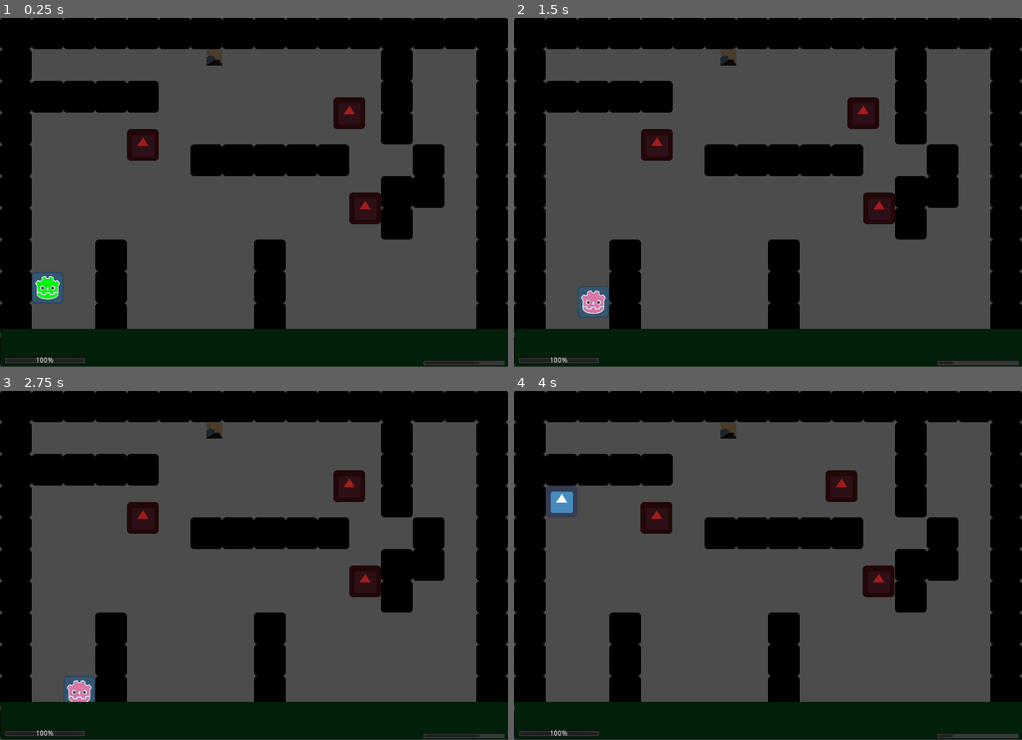
Above: before the commit, frames 1-4 (two rows, left to right).
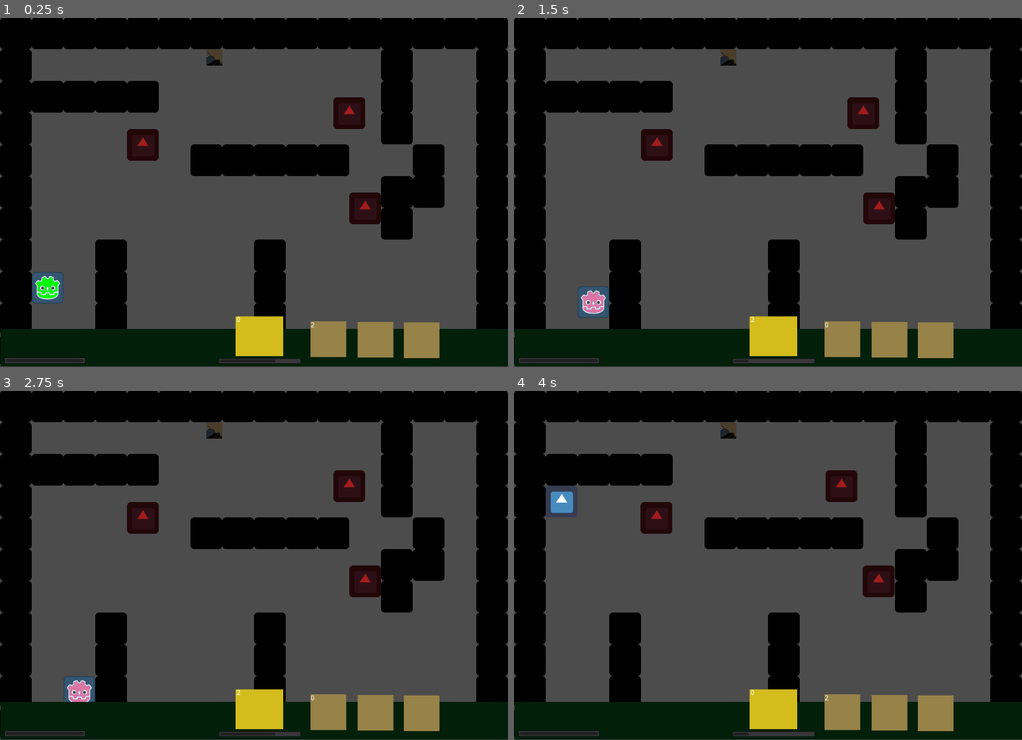
Above: after the commit, the same moments.

Repository: mfurtak/gmtk-game-jam-2019
Game: Godot game, scene res://Main.tscn
Same seed, same stepped clock (60 frames per second), same inputs: the game is played once before the commit and once after it. The engine's default icon, where the game draws it, is replaced by a stand-in: a white triangle on a blue panel in a dark square.
Inputs:
- Up to frame 1 (0.25 s): no input
- Up to frame 2 (1.5 s): hold Right (ui_right) 0.53-1.28 s; tap Space (ui_select) at 0.77 s; tap Enter at 1.25 s; hold Down (ui_down) from 1.28 s (still down)
- Up to frame 3 (2.75 s): tap Space (ui_select) at 1.52 s; release Down (ui_down) at 2.03 s; hold Right (ui_right) from 2.03 s (still down)
- Up to frame 4 (4 s): release Right (ui_right) at 2.78 s; hold Up (ui_up) 2.78-3.53 s; tap Space (ui_select) at 3.02, 3.77 s; hold Left (ui_left) from 3.53 s (still down)

The runs differ from the first frame. In frame 1, 3.7% of the frame differs, in the area x 7-100%, y 85-100%; in frame 2, 3.7%; in frame 3, 3.7%; in frame 4, 3.7%.

Commit message:
Basic inventory display and health

Diff:
--- /dev/null
+++ b/gmtk-godot/ActiveItem.gd
@@ -0,0 +1,13 @@
+extends ColorRect
+
+# Declare member variables here. Examples:
+# var a = 2
+# var b = "text"
+
+# Called when the node enters the scene tree for the first time.
+func _ready():
+	pass # Replace with function body.
+
+# Called every frame. 'delta' is the elapsed time since the previous frame.
+#func _process(delta):
+#	pass
--- /dev/null
+++ b/gmtk-godot/ActiveItemCard.gd
@@ -0,0 +1,16 @@
+extends ColorRect
+
+var player = null
+# Declare member variables here. Examples:
+# var a = 2
+# var b = "text"
+
+# Called when the node enters the scene tree for the first time.
+func _ready():
+	pass # Replace with function body.
+
+func set_item(current_item):
+
+# Called every frame. 'delta' is the elapsed time since the previous frame.
+#func _process(delta):
+#	pass
--- a/gmtk-godot/HUD.gd
+++ b/gmtk-godot/HUD.gd
@@ -1,10 +1,22 @@
 extends CanvasLayer
 
 var player = null
+var active_item_label_node = null
+var second_item_label_node = null
+var third_item_label_node = null
+var fourth_item_label_node = null
+var item_stack_node = null
 
 # Called when the node enters the scene tree for the first time.
 func _ready():
 	player = get_parent().get_node("Player")
+
+	# Item Labels
+	active_item_label_node = get_node("ItemCards/ActiveItem/Label")
+	second_item_label_node = get_node("ItemCards/FirstItem/Label")
+	third_item_label_node = get_node("ItemCards/SecondItem/Label")
+	fourth_item_label_node = get_node("ItemCards/ThirdItem/Label")
+	item_stack_node = get_node("ItemCards/ItemStack")
 
 	# Item Timer Progress Bar
 	$CurrentItemProgress.min_value = 0
@@ -15,19 +27,45 @@
 	$HealthProgress.min_value = player.MIN_HEALTH
 	$HealthProgress.max_value = player.MAX_HEALTH
 
-
 # Called every frame. 'delta' is the elapsed time since the previous frame.
 func _process(delta):
 	# Health
 	$HealthProgress.value = player.current_health
-	print("HEALTH: ", player.current_health)
 
 	# Items
 	var timer = get_parent().get_node("Player/ItemSwapTimer")
 	var progress = (timer.wait_time - timer.time_left) / timer.wait_time
 	$CurrentItemProgress.value = progress
 
+	_set_cards()
+
+
+func _set_cards():
+	var items_queue = player.items_queue
+
+	for item_index in range(4):
+		match item_index:
+			0:
+				if items_queue.size() > item_index:
+					active_item_label_node.set('text', str(items_queue[item_index]))
+			1:
+				if items_queue.size() > item_index:
+					second_item_label_node.set('text', str(items_queue[item_index]))
+			2:
+				if items_queue.size() > item_index:
+					third_item_label_node.set('text', str(items_queue[item_index]))
+			3:
+				if items_queue.size() > item_index:
+					fourth_item_label_node.set('text', str(items_queue[item_index]))
+			_:
+				pass
+
+	if items_queue.size() >= 5:
+		item_stack_node.show()
+	else:
+		item_stack_node.hide()
 
 
 func _on_ItemSwapTimer_timeout():
-	print("HUD timed out")
+	pass
+	#print("HUD timed out")
--- a/gmtk-godot/HUD.tscn
+++ b/gmtk-godot/HUD.tscn
@@ -2,7 +2,7 @@
 
 [node name="HUD" type="CanvasLayer"]
 
-[node name="ColorRect" type="ColorRect" parent="."]
+[node name="HudBar" type="ColorRect" parent="."]
 margin_left = 1.0
 margin_top = 627.0
 margin_right = 1025.0
@@ -13,16 +13,100 @@
 anchor_top = 1.0
 anchor_right = 1.0
 anchor_bottom = 1.0
-margin_left = 852.0
-margin_top = -14.0
-margin_right = -5.0
-margin_bottom = -2.0
+margin_left = 440.0
+margin_top = -18.0
+margin_right = -417.0
+margin_bottom = -6.0
 percent_visible = false
 
 [node name="HealthProgress" type="ProgressBar" parent="."]
-anchor_right = 0.161
-anchor_bottom = 0.01
-margin_left = 8.0
-margin_top = 684.0
-margin_right = 8.13599
-margin_bottom = 690.96
+anchor_left = 0.008
+anchor_top = 0.972
+anchor_right = 0.169
+anchor_bottom = 0.991
+margin_left = -0.192
+margin_top = -0.288025
+margin_right = -0.056015
+margin_bottom = 0.335938
+rect_clip_content = true
+percent_visible = false
+
+[node name="ItemCards" type="Node" parent="."]
+
+[node name="ActiveItem" type="ColorRect" parent="ItemCards"]
+anchor_right = 0.098
+anchor_bottom = 0.136
+margin_left = 475.0
+margin_top = 602.0
+margin_right = 470.648
+margin_bottom = 586.256
+color = Color( 0.831373, 0.737255, 0.113725, 1 )
+
+[node name="Label" type="RichTextLabel" parent="ItemCards/ActiveItem"]
+margin_left = 2.0
+margin_right = 93.0
+margin_bottom = 78.0
+
+[node name="FirstItem" type="ColorRect" parent="ItemCards"]
+margin_left = 626.0
+margin_top = 612.0
+margin_right = 698.0
+margin_bottom = 684.0
+color = Color( 0.592157, 0.509804, 0.282353, 1 )
+
+[node name="Label" type="RichTextLabel" parent="ItemCards/FirstItem"]
+anchor_right = 1.0
+anchor_bottom = 1.0
+margin_top = 1.0
+margin_bottom = 1.0
+
+[node name="SecondItem" type="ColorRect" parent="ItemCards"]
+margin_left = 721.0
+margin_top = 613.0
+margin_right = 793.0
+margin_bottom = 685.0
+color = Color( 0.592157, 0.509804, 0.282353, 1 )
+
+[node name="Label" type="RichTextLabel" parent="ItemCards/SecondItem"]
+anchor_right = 1.0
+anchor_bottom = 1.0
+margin_right = -1.0
+
+[node name="Third" type="ColorRect" parent="ItemCards"]
+margin_left = 814.0
+margin_top = 614.0
+margin_right = 886.0
+margin_bottom = 686.0
+color = Color( 0.592157, 0.509804, 0.282353, 1 )
+
+[node name="Label" type="RichTextLabel" parent="ItemCards/Third"]
+anchor_right = 1.0
+anchor_bottom = 1.0
+margin_top = 1.0
+margin_bottom = 1.0
+
+[node name="ItemStack" type="ColorRect" parent="ItemCards"]
+margin_left = 904.0
+margin_top = 614.0
+margin_right = 976.0
+margin_bottom = 686.0
+color = Color( 0.592157, 0.509804, 0.282353, 1 )
+
+[node name="ColorRect" type="ColorRect" parent="ItemCards/ItemStack"]
+margin_left = 18.0
+margin_top = 14.0
+margin_right = 86.0
+margin_bottom = 82.0
+color = Color( 0.364706, 0.313726, 0.172549, 1 )
+
+[node name="ColorRect2" type="ColorRect" parent="ItemCards/ItemStack"]
+margin_left = 13.0
+margin_top = 7.0
+margin_right = 81.0
+margin_bottom = 75.0
+color = Color( 0.45098, 0.388235, 0.211765, 1 )
+
+[node name="TopCard" type="ColorRect" parent="ItemCards/ItemStack"]
+margin_right = 72.0
+margin_bottom = 72.0
+color = Color( 0.592157, 0.509804, 0.282353, 1 )
--- /dev/null
+++ b/gmtk-godot/Health.gd
@@ -0,0 +1,13 @@
+extends Node
+
+# Declare member variables here. Examples:
+# var a = 2
+# var b = "text"
+
+# Called when the node enters the scene tree for the first time.
+func _ready():
+	pass # Replace with function body.
+
+# Called every frame. 'delta' is the elapsed time since the previous frame.
+#func _process(delta):
+#	pass
